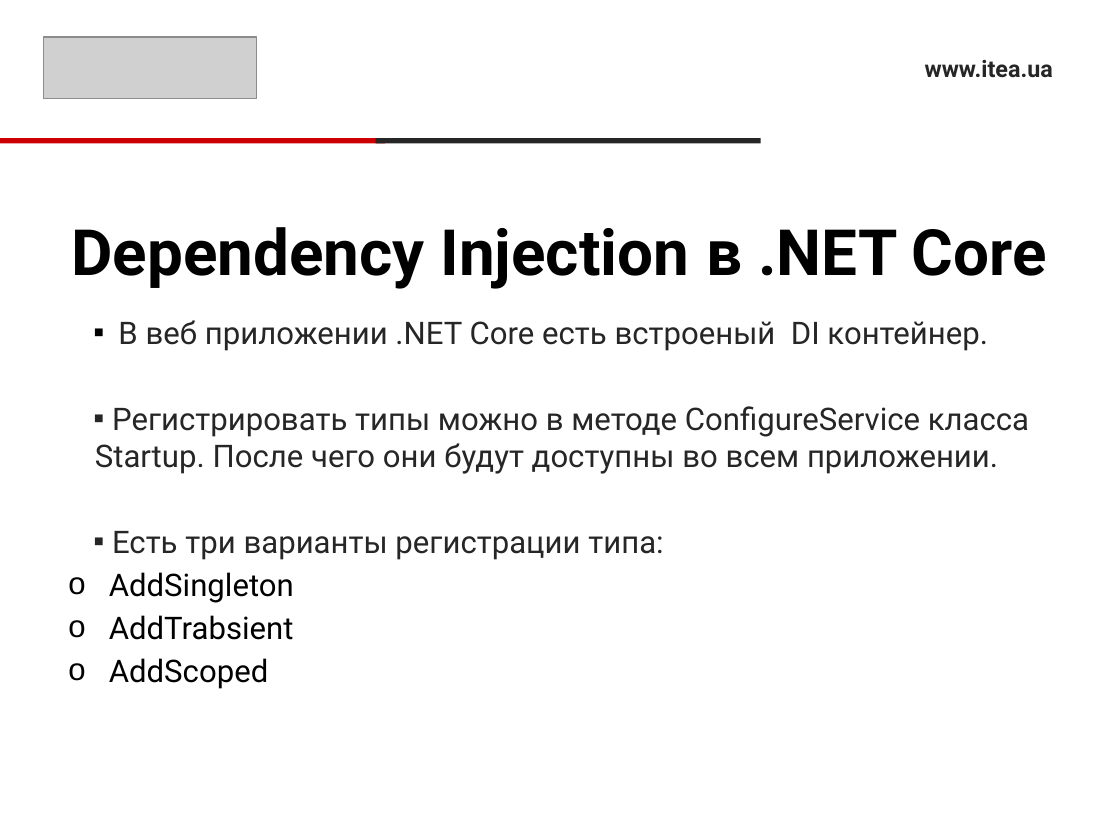
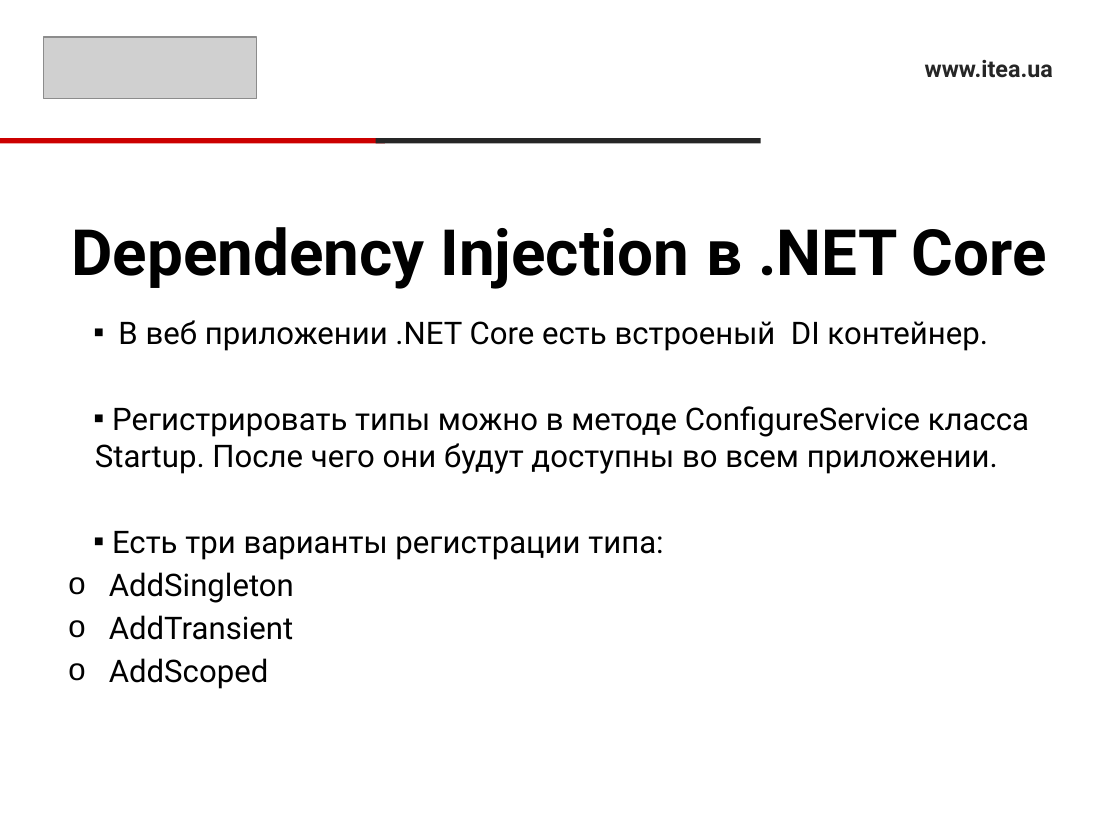
Before and after one commit to sonnov/NetCore, a slide deck: slide 9 of 3.BasicInfo/BasicInfo.pptx. Drawn at 1120x840 pixels with LibreOffice and Linux fonts; fonts in the diff are those of the drawing; grey boxes stand for pictures. Boxes give left, top, right and bottom in pixels: in the first picture for what was removed or moved away, otherwise in the second. Text is boxed around its words. In the diff, an @@ line names an element or a change of style, - is before the commit and + after.

```diff
--- a/3.BasicInfo/BasicInfo.pptx
+++ b/3.BasicInfo/BasicInfo.pptx
@@ text at (x1=95, y1=320, x2=1029, y2=560): text colour #262626 to #000000 in "В веб приложении .NET Core есть встроеный ...", "Регистрировать типы можно в методе ConfigureService класса ...", "Есть три варианты регистрации типа:" @@
@@ text at (x1=109, y1=615, x2=293, y2=640): text changed @@
-o AddTrabsient
+o AddTransient
```
Also in this commit, not shown: 2 other slides changed.
